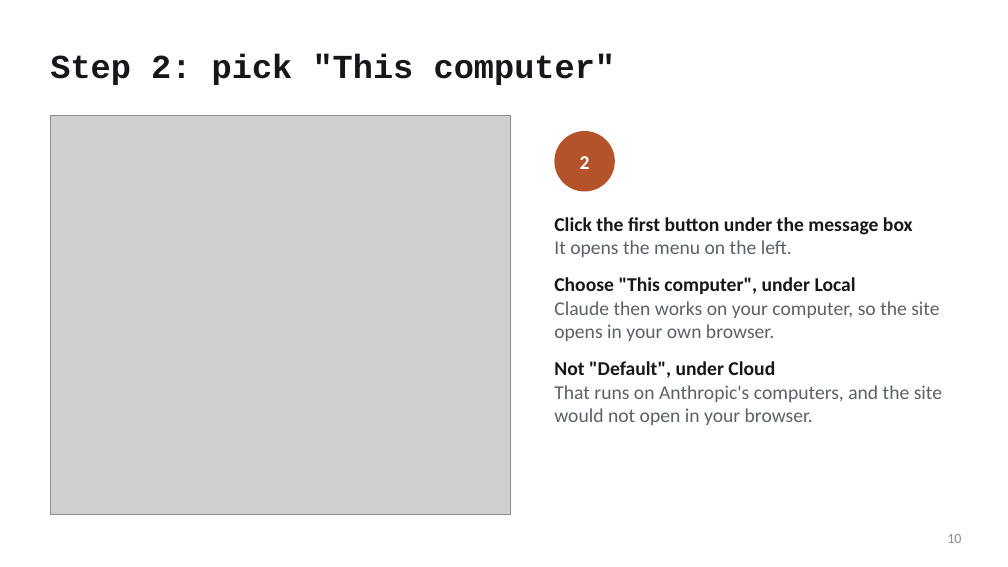
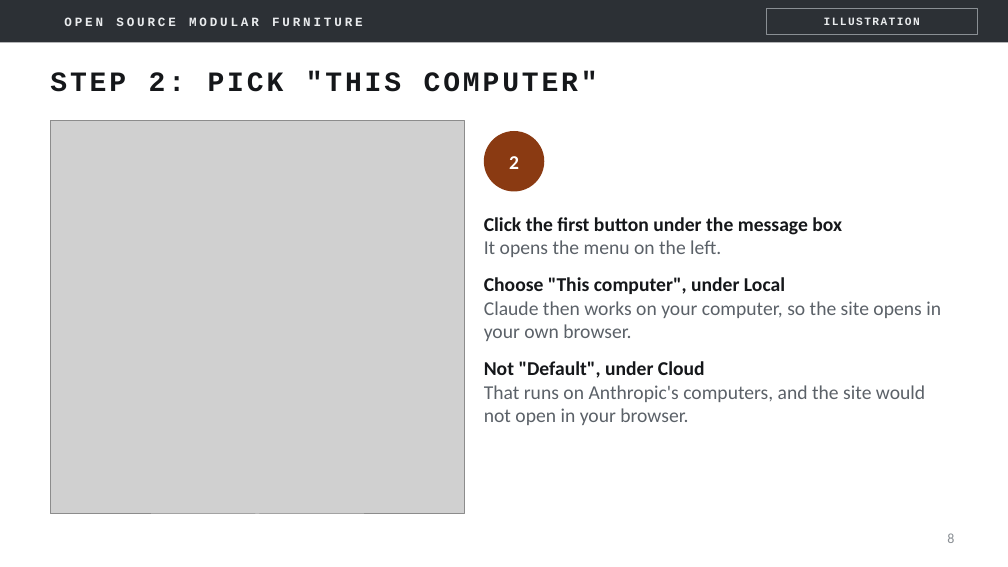
Before and after one commit to mfprado/acrylic-furniture, a slide deck: slide 8 of docs/contributing-guide.pptx (slide 10 before the commit). Drawn at 1008x567 pixels with LibreOffice and Linux fonts; fonts in the diff are those of the drawing; grey boxes stand for pictures; background and template pictures are left out. Boxes give left, top, right and bottom in pixels: in the first picture for what was removed or moved away, otherwise in the second. Text is boxed around its words. In the diff, an @@ line names an element or a change of style, - is before the commit and + after.

```diff
--- a/docs/contributing-guide.pptx
+++ b/docs/contributing-guide.pptx
@@ rectangle added at [0, 0, 1008, 42], fill #2C3035 @@
@@ text added at [64, 17, 363, 26], 9 pt, text #E9EBED, bold @@
+OPEN SOURCE MODULAR FURNITURE
@@ rectangle added at [766, 8, 978, 34], outline #8A8F94 0.75 pt, 8 pt, text #E9EBED, bold @@
+ILLUSTRATION
@@ title at [50, 72, 598, 92]: text changed; size 24 to 20 pt @@
-Step 2: pick "This computer"
+STEP 2: PICK "THIS COMPUTER"
@@ picture: place and size @@
-picture at [50, 116, 510, 514]
+picture at [50, 121, 465, 514]
@@ ellipse "2": place and size @@
-ellipse "2" at [554, 131, 615, 192]
+ellipse "2" at [484, 131, 544, 192]
@@ ellipse "2" at [484, 131, 544, 192]: fill #B4532A to #8A3A12 @@
@@ text "Click the first button under ..." rewrapped from [554, 217, 942, 425] to [484, 217, 941, 425] @@
@@ page number at [947, 533, 954, 543]: text changed @@
-10
+8
```
Also in this commit, not shown: 16 other slides changed, 4 slides added, 5 slides removed, 6 other files.
